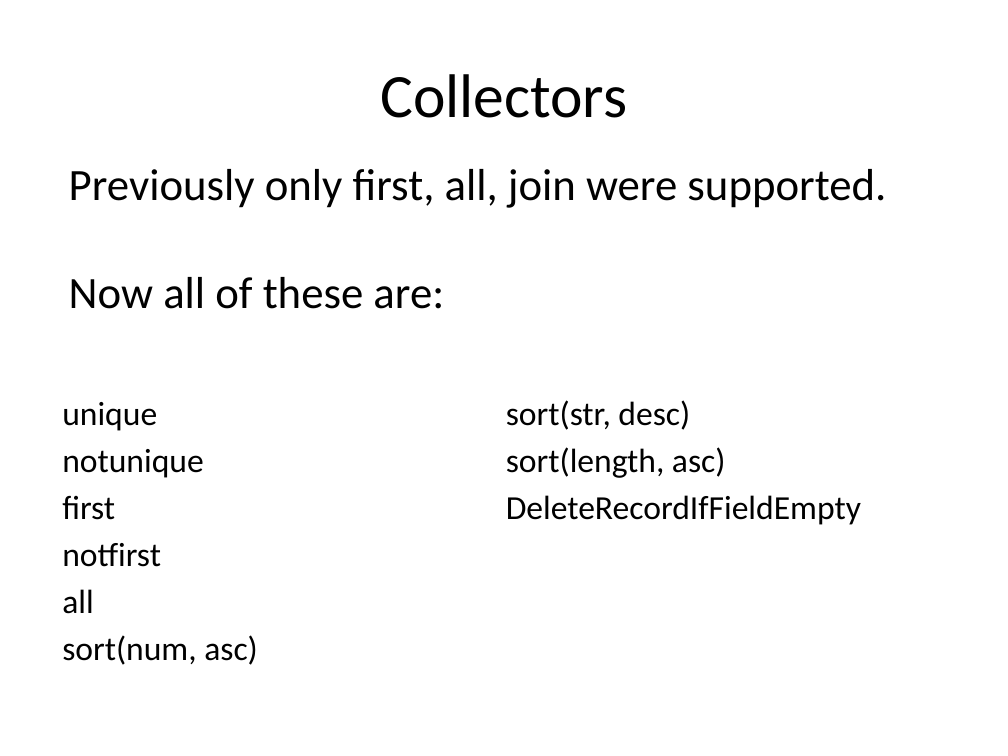
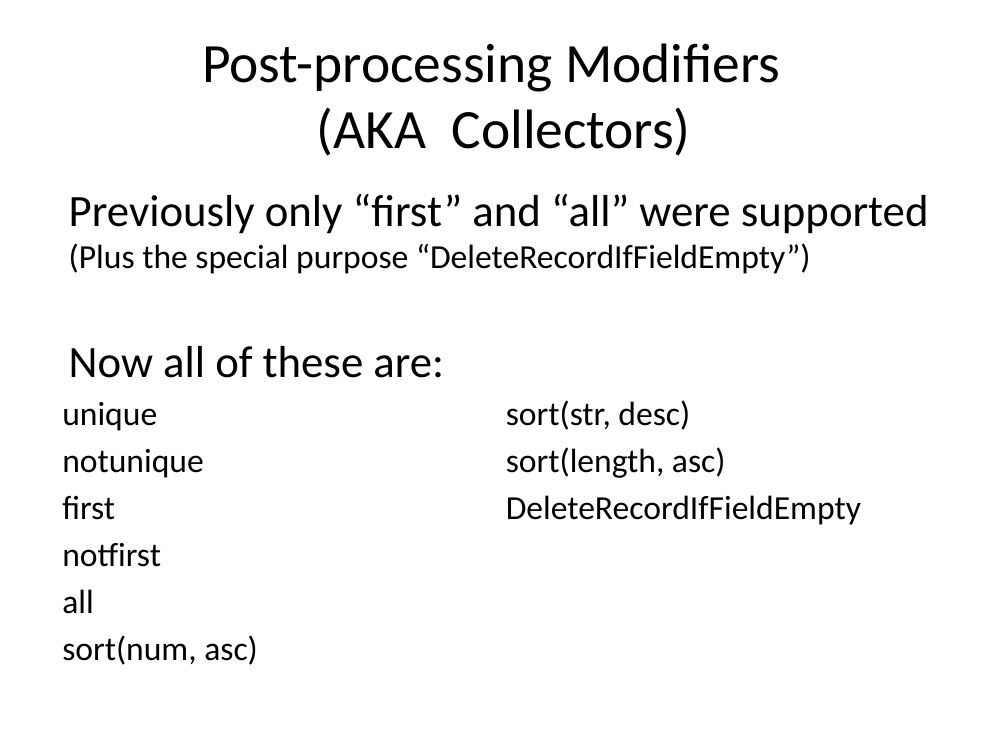
Before and after one commit to solrmarc/solrmarc, a slide deck: slide 11 of New Release of SolrMarc.pptx (slide 10 before the commit). Drawn at 1008x756 pixels with LibreOffice and Linux fonts; fonts in the diff are those of the drawing. Boxes give left, top, right and bottom in pixels: in the first picture for what was removed or moved away, otherwise in the second. Text is boxed around its words. In the diff, an @@ line names an element or a change of style, - is before the commit and + after.

```diff
--- a/New Release of SolrMarc.pptx
+++ b/New Release of SolrMarc.pptx
@@ title at bbox=[202, 43, 780, 156]: text changed; size 44 to 39.6 pt @@
-Collectors
+Post-processing Modifiers
+(AKA Collectors)
@@ text at bbox=[69, 194, 929, 274]: text changed; size 32 to 24 pt @@
-Previously only first, all, join were supported.
-Now all of these are:
+Previously only “first” and “all” were supported
+(Plus the special purpose “DeleteRecordIfFieldEmpty”)
@@ text added at bbox=[69, 346, 444, 378], 32 pt, text #000000 @@
+Now all of these are:
```
Also in this commit, not shown: 11 other slides changed, 4 slides added.
